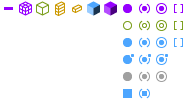
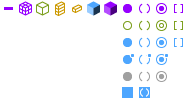
Revision of a layered w=187, h=102 image; what changed, layer by layer:
painted on "Unbenannt-2" over [122, 6, 150, 99]
